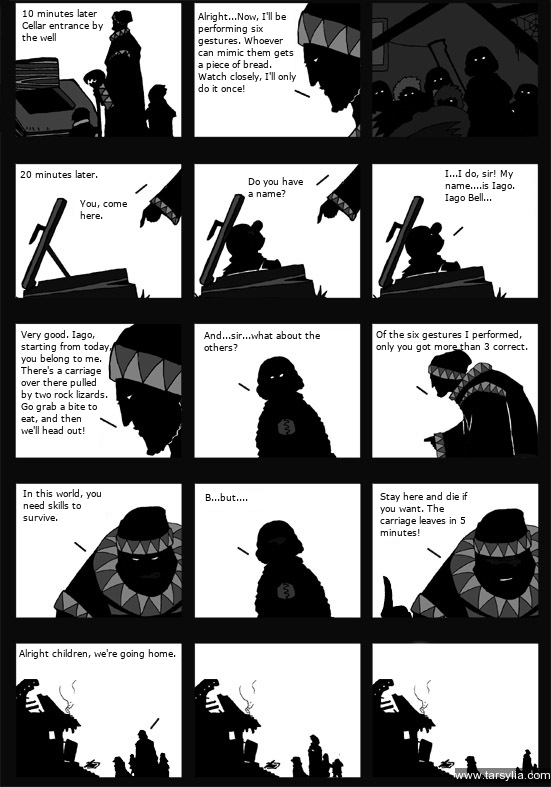
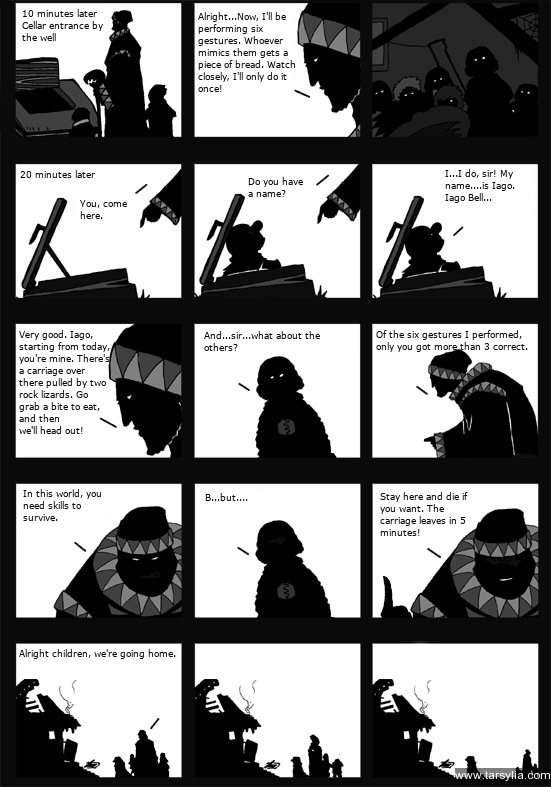
Two versions of the same layered image (551x787). Layer-by-layer changes:
painted on "Alright...Now, I'll be perform..." over [198, 18, 296, 92]
painted on "Very good. Iago, starting from..." over [19, 330, 112, 434]
